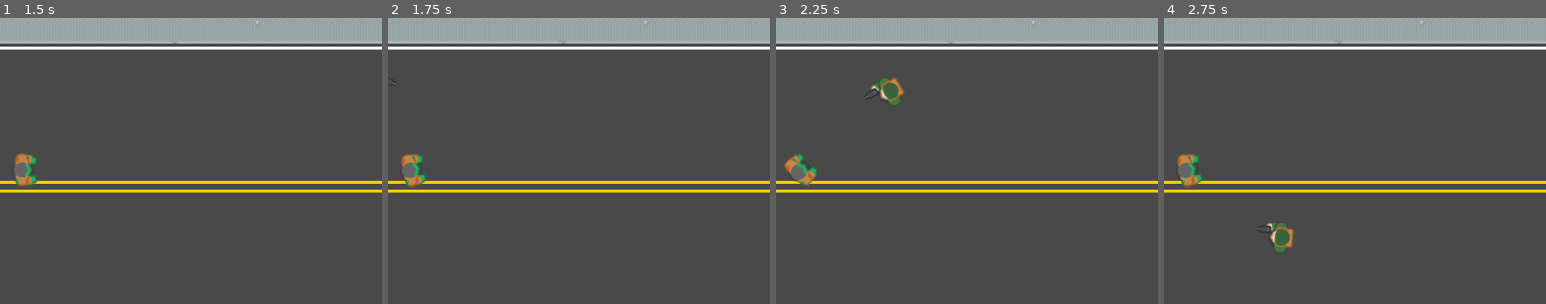
Above: before the commit, frames 1-4 (left to right).
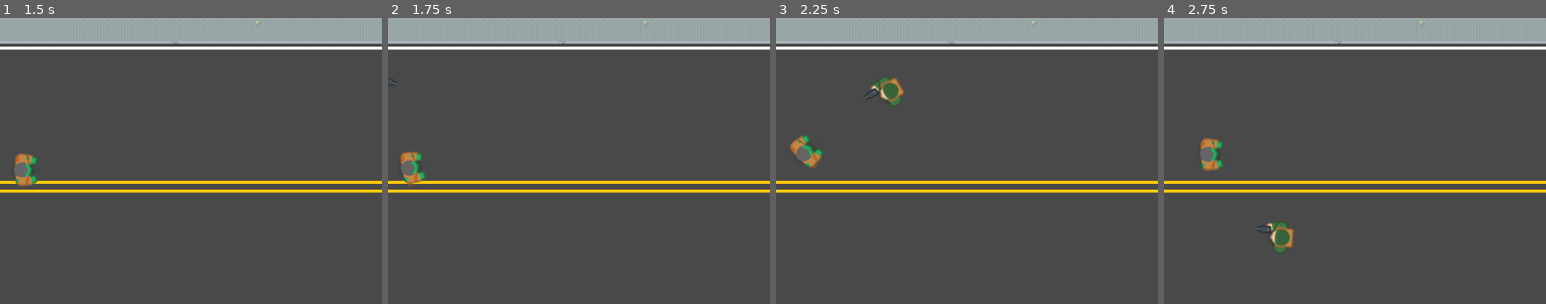
Above: after the commit, the same moments.

Repository: sindre0830/YAZG
Game: Godot game, scene res://Menu/MainMenu.tscn
Same seed, same stepped clock (60 frames per second), same inputs: the game is played once before the commit and once after it.
Inputs (mouse positions are % of the whole screen's width and height, from its top left):
- Up to frame 1 (1.5 s): click "Play" at 0.5 s; tap Enter at 1.25 s; move the mouse to (72, 45) at 1.27 s; hold Right (ui_right) from 1.28 s (still down)
- Up to frame 2 (1.75 s): keep holding Right (ui_right)
- Up to frame 3 (2.25 s): move the mouse to (30, 55) at 2.02 s; release Right (ui_right) at 2.03 s; hold Down (ui_down) from 2.03 s (still down)
- Up to frame 4 (2.75 s): keep holding Down (ui_down)
The pictures show only the part of the screen within x 44-94%, y 20-70%; the shares and areas given below are measured in that part.

Frame 1 is identical in both runs. In frame 2, 0.4% of the frame differs, in the area x 3-11%, y 46-60%; in frame 3, 1.1%; in frame 4, 1.1%, in the area x 3-16%, y 42-60%.

Commit message:
Moving zombie

Diff:
--- a/Source/Zombie/Zombie.gd
+++ b/Source/Zombie/Zombie.gd
@@ -30,7 +30,8 @@
 			var player = zoneDetect.player
 			if player != null:
 				turn(player)
-	velocity = move_and_slide(velocity)
+				velocity = global_position.direction_to(player.global_position)
+				move_and_collide(velocity * MAX_SPEED * delta)
 
 func seek_player():
 	if zoneDetect.can_see_player():
Not shown: 2 places in Source/Zombie/Zombie.tscn that only renumber resources
